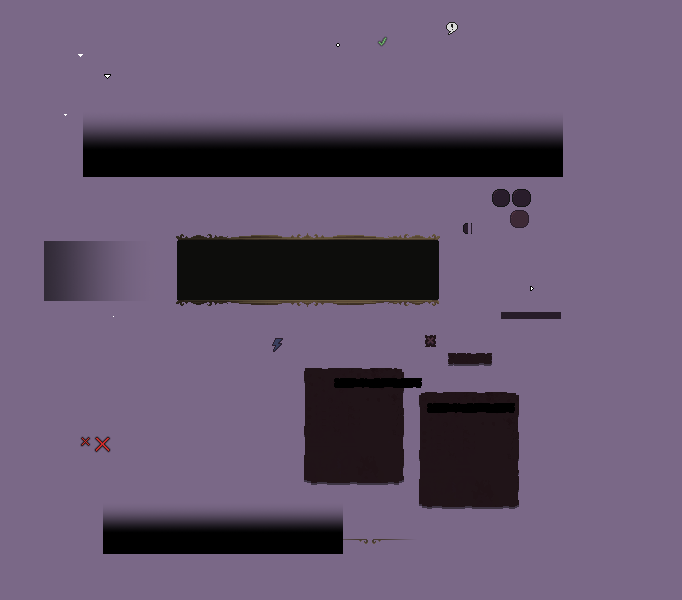
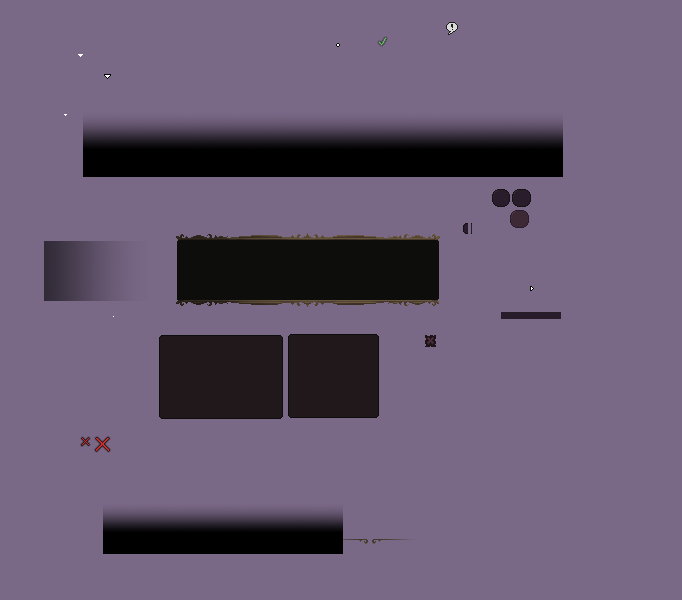
Layer changes from the first 682×600 image to the second:
removed layer "CharacterSheetStatContainer.png" over (427, 403, 515, 413)
renamed "ItemMenuContainerSelection.png" to "InventoryInfoContainer.png", painted on it over (288, 334, 422, 418)
added layer "InventoryGridContainer.png" above "CloseWindowButton.png" over (159, 335, 283, 419)
removed layer "ButtonContainer.png" over (448, 353, 492, 364)
removed layer "CharacterSheetContainer.png" over (419, 392, 519, 507)
removed layer "ItemMenuContainer.png" over (304, 368, 404, 483)
